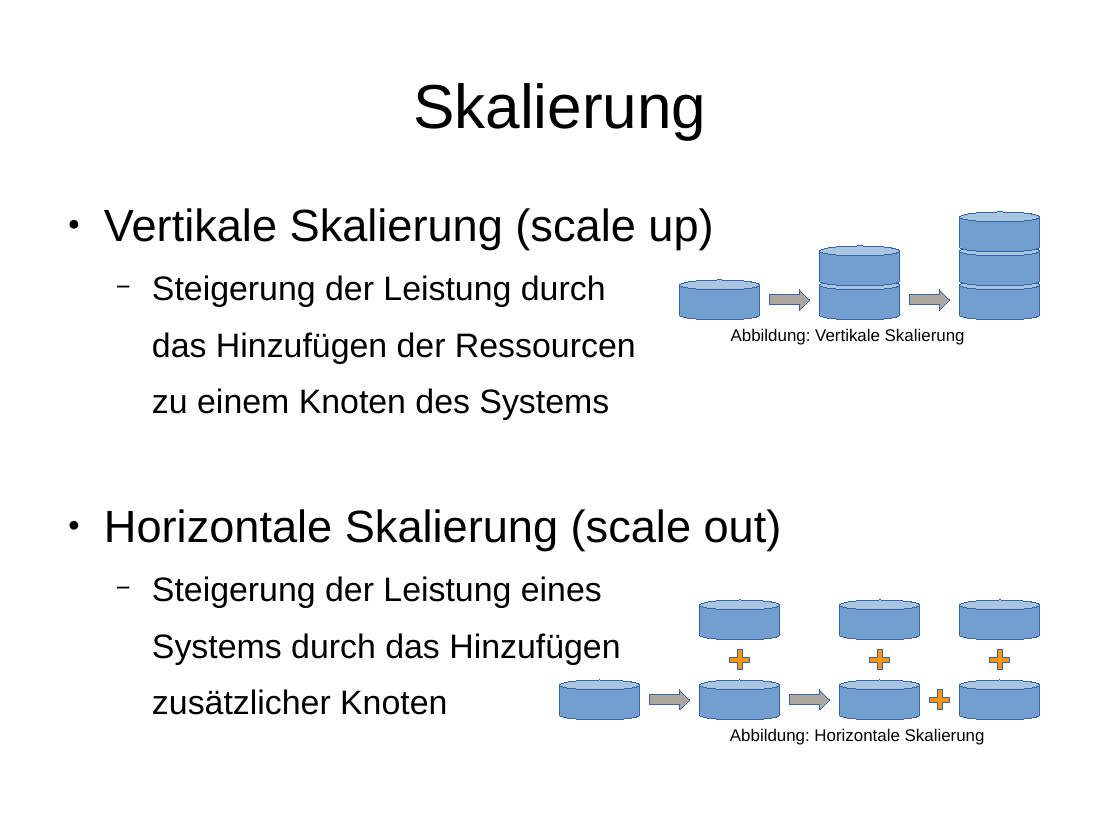
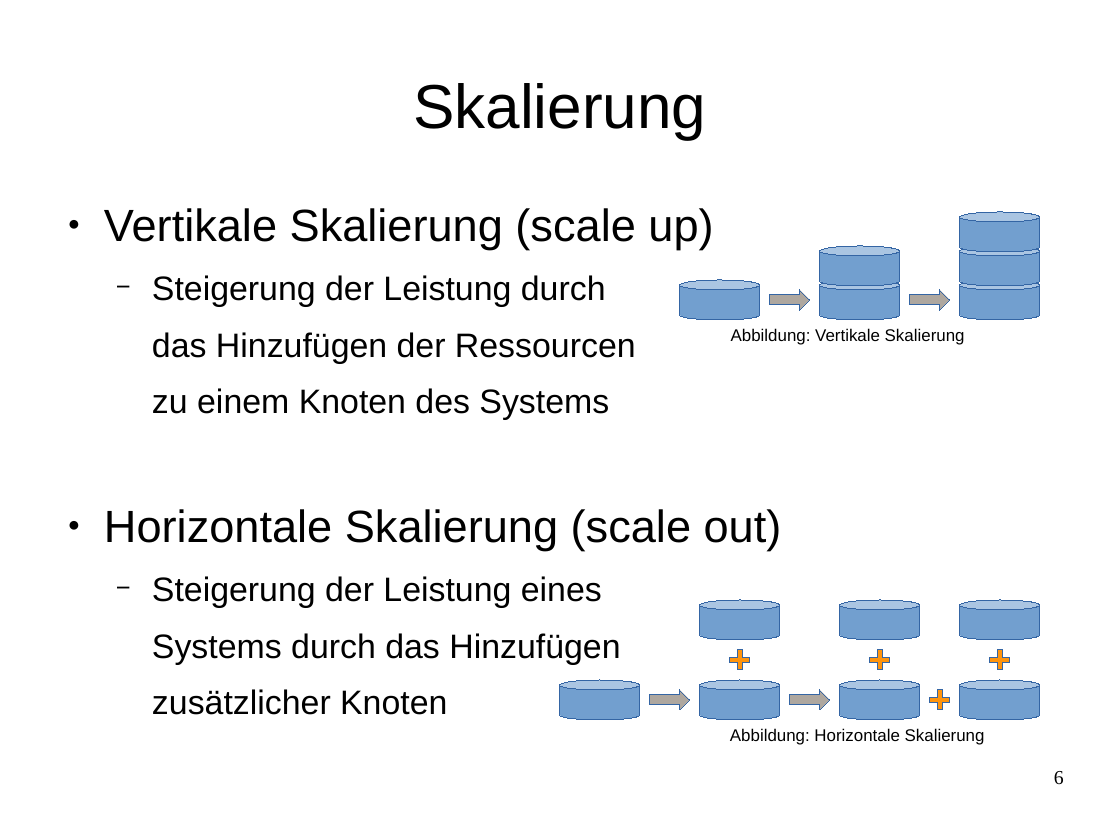
Before and after one commit to celentanos/inora, a slide deck: slide 6 of inora_vortrag.odp. Drawn at 1120x840 pixels with LibreOffice and Linux fonts; fonts in the diff are those of the drawing. Boxes give left, top, right and bottom in pixels: in the first picture for what was removed or moved away, otherwise in the second. Text is boxed around its words. In the diff, an @@ line names an element or a change of style, - is before the commit and + after.

```diff
--- a/inora_vortrag.odp
+++ b/inora_vortrag.odp
@@ page number added at <box>1054,771,1064,785</box>, 14 pt, text #000000 @@
+6
```
Also in this commit, not shown: 6 other slides changed, 1 slide added, 10 other files.
